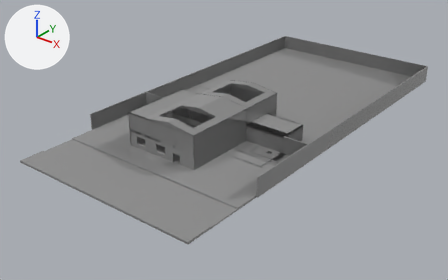
Before and after pictures for a commit that changed the Blender file assets/units/pd2_mod_hgs/mockup/mockup.blend.
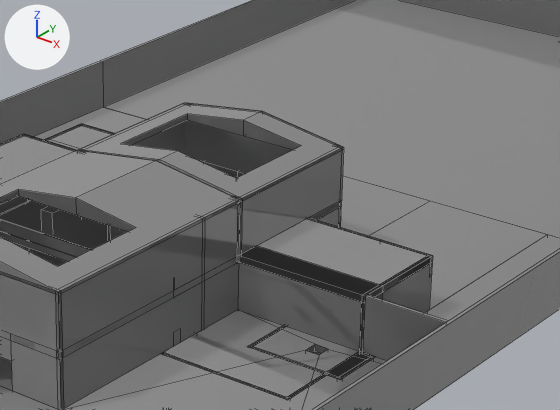
Each version is shown whole from a camera (50 mm lens) standing at (75.8, -102.9, 62.0) and looking at (-11.2, 5.8, -5.4), then close up on the part from 39% to 76% of the width and 18% to 61% of the height. Lighting does not change. The marker at upper left points along +X, +Y and +Z. The close-ups show mesh edges as thin lines.

In view in the first close-up: 'g_mkp'.
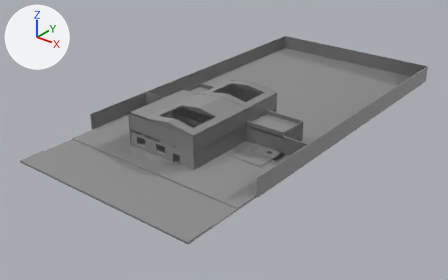
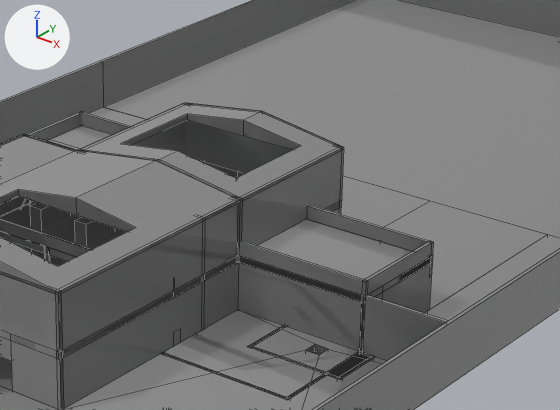
Changed parts and their boxes [x1, y1, x2, y2] in the close-ups (560 x 410 px; the box of a moved part takes in the faces that stretch with it):
```json
{"part": 1, "of": "me_g_g", "change": "added", "after": [75, 217, 115, 245], "on screen": "black"}
{"part": 2, "of": "me_g_g", "change": "added", "after": [44, 247, 50, 262]}
{"part": 3, "of": "me_g_g", "change": "added", "after": [27, 112, 82, 141]}
{"part": 4, "of": "me_g_g", "change": "added", "after": [80, 111, 131, 134]}
{"part": 5, "of": "me_g_g", "change": "added", "after": [307, 205, 433, 251]}
{"part": 6, "of": "me_g_g", "change": "added", "after": [239, 241, 366, 296]}
{"part": 7, "of": "me_g_g", "change": "added", "after": [362, 242, 433, 296]}
{"part": 8, "of": "me_g_g", "change": "moved or reshaped", "before": [0, 196, 126, 253], "after": [0, 197, 70, 254]}
```

Edits to the scene script, one JSON object a line:
```json
{"block": "me_g_g", "where": "# used by ob_g_mkp; parent = ob_rp_mkp; location = (0.0, 0.0, 0.0)"}
{"op": "remove", "block": "me_g_g", "code": "me_g_g.from_pydata(...)  # 1068 vertices, 798 faces; spans x -32.3..16.3, y -38.0..64.2, z -4.5..9.0"}
{"op": "add", "block": "me_g_g", "code": "me_g_g.from_pydata(...)  # 1176 vertices, 881 faces; spans x -32.3..16.3, y -38.0..64.2, z -4.5..9.0"}
{"block": "me_g_g", "change": "me_g_g part 1: a new loose piece, a box spanning x -10.0..-9.0, y -5.0..-2.0, z 3.5..5.5, in mat_mat_mat (its picture is missing)"}
{"block": "me_g_g", "change": "me_g_g part 2: a new loose piece, a box spanning x -11.0..-10.6, y -7.0..-6.9, z 0.0..4.0, in mat_mat_mat (its picture is missing)"}
{"block": "me_g_g", "change": "me_g_g part 3: a new loose piece, a box spanning x -24.0..-23.75, y 0.0..12.0, z 4.0..5.0, in mat_mat_mat (its picture is missing)"}
{"block": "me_g_g", "change": "me_g_g part 4: a new loose piece, a box spanning x -24.0..-18.0, y 11.75..12.0, z 4.0..5.0, in mat_mat_mat (its picture is missing)"}
{"block": "me_g_g", "change": "me_g_g part 5: a new loose piece, a box spanning x 0.0..10.0, y 7.75..8.0, z 4.0..5.0, in mat_mat_mat (its picture is missing)"}
{"block": "me_g_g", "change": "me_g_g part 6: a new loose piece, a box spanning x 0.0..10.0, y 0.0..0.25, z 4.0..5.0, in mat_mat_mat (its picture is missing)"}
{"block": "me_g_g", "change": "me_g_g part 7: a new loose piece, a box spanning x 9.75..10.0, y 0.0..8.0, z 4.0..5.0, in mat_mat_mat (its picture is missing)"}
{"block": "me_g_g", "change": "me_g_g part 8"}
{"block": "me_g_g", "change": "4 vertices are removed from x -5.0, y -4.0..-3.8, z 3.5..8.0"}
{"block": "me_g_g", "change": "22 faces are deleted"}
{"block": "me_g_g", "change": "22 vertices in x -17.0, y -7.0..0.0, z -0.5..4.9 move by (0.2, 0.0, 0.0)"}
{"block": "me_g_g", "change": "16 vertices in x -8.0..-5.0, y -4.0..0.0, z 3.5..8.0 move by (2.0, 0.0, 0.0)"}
{"block": "me_g_g", "change": "4 vertices in x -16.9, y -5.6..-2.0, z 4.0..4.9 move by (0.3, 0.0, 0.0)"}
{"block": "me_g_g", "change": "4 vertices in x -12.0, y -5.0..-2.0, z 3.5..5.5 move by (-2.0, 0.0, 0.0)"}
{"block": "me_g_g", "change": "10 vertices are added at x -16.8..-3.0, y -6.2..-2.0, z 0.0..8.0"}
{"block": "me_g_g", "change": "6 new vertices lie (0.0, 0.0, 0.9) away from vertices in x -16.8..-16.6, y -6.2..-2.0, z 0.0..4.0"}
{"block": "me_g_g", "change": "33 new faces join them"}
```
